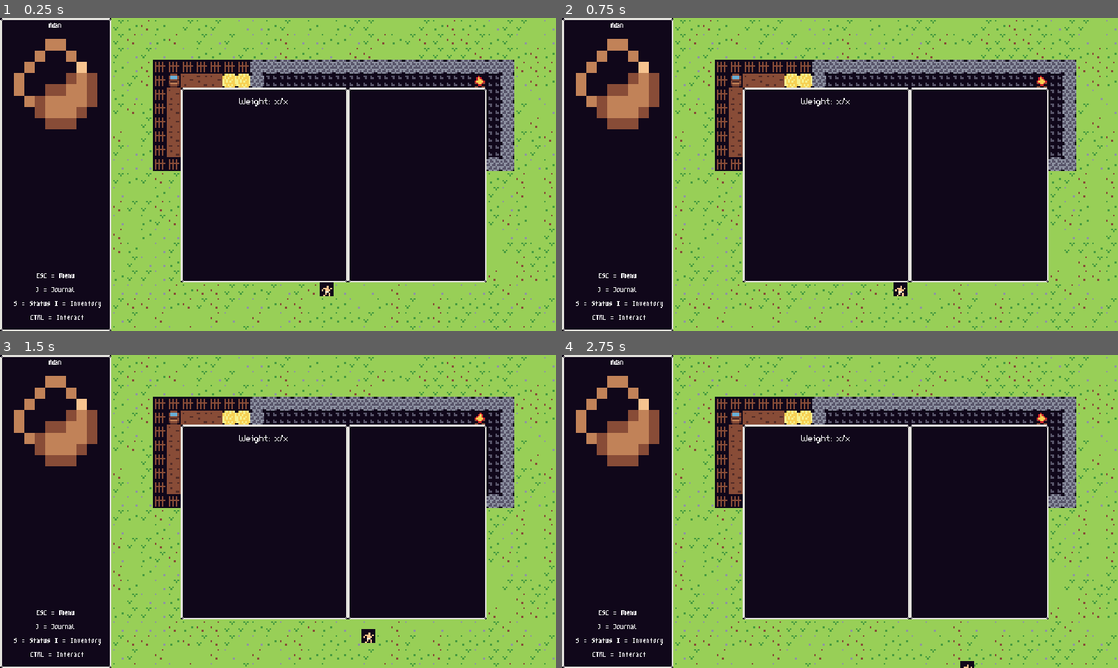
Above: before the commit, frames 1-4 (two rows, left to right).
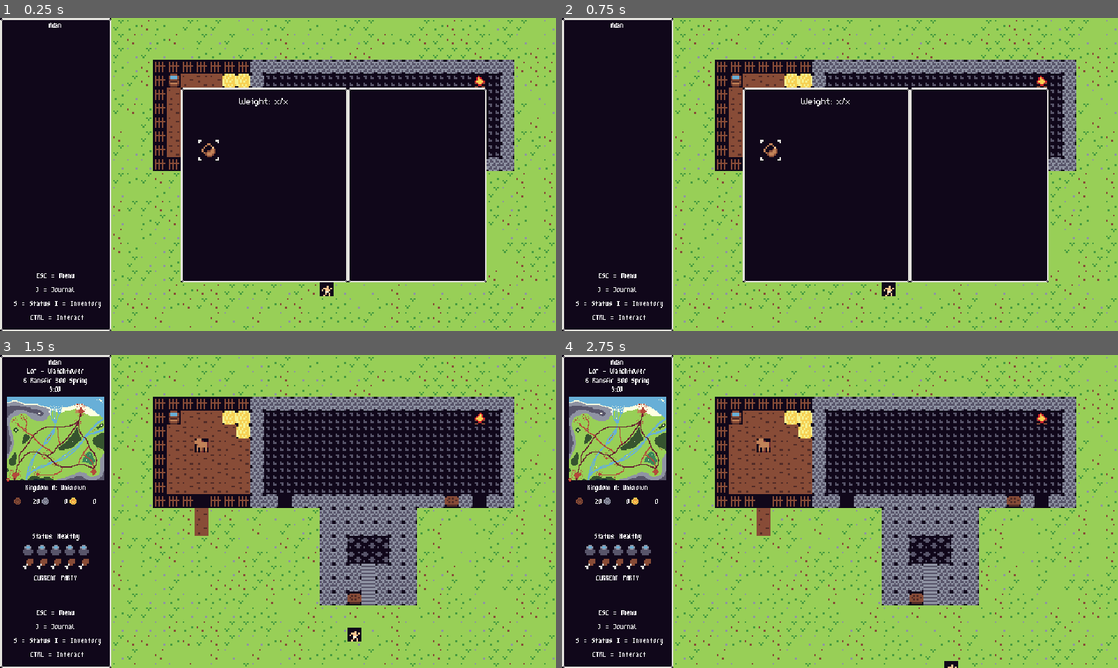
Above: after the commit, the same moments.

Repository: ChrisGlenn/Taelus
Game: Godot game, scene res://Scenes/Cells/Region-Lor/L00x48/lor_00x_48.tscn
Two runs of this game, one before a commit and one after it. Both use one fixed random seed, a clock stepped at 60 frames per second and the inputs below. This scene is started directly instead of the project's main scene.
Inputs:
- Up to frame 1 (0.25 s): no input
- Up to frame 2 (0.75 s): tap Enter at 0.5 s; hold Right (tae_right) from 0.53 s (still down); tap J (tae_j) at 0.6 s
- Up to frame 3 (1.5 s): tap M (tae_m) at 0.8, 1.35 s; release Right (tae_right) at 1.28 s; hold Down (tae_down) from 1.28 s (still down)
- Up to frame 4 (2.75 s): tap S (tae_s) at 1.55, 2.1 s; release Down (tae_down) at 2.03 s; hold Right (tae_right) from 2.03 s (still down); tap J (tae_j) at 2.3 s

The runs differ from the first frame. In frame 1, 2.2% of the frame differs, in the area x 2-40%, y 6-46%; in frame 2, 2.4%; in frame 3, 32%, in the area x 1-88%, y 4-92%; in frame 4, 32%.

Commit message:
12/19/2023 AFTERNOON

Diff:
--- a/Scenes/UI/HUD/hud.gd
+++ b/Scenes/UI/HUD/hud.gd
@@ -31,7 +31,7 @@
 # hud variables
 var inv_cursor_active = false # if false will be hidden
 var inv_cursor_pos = 0 # corresponds with the inventory slots
-var inv_pos_types = [0,0,0,0,0,0,0,0,0,0,0,0,0,0,0,0,0,0,0,0,0,0,0,0,0] # see documentation for reference...
+var inv_dict = [{"frame": 0},{"frame": 0},{"frame": 0},{"frame": 0},{"frame": 0},{"frame": 0},{"frame": 0},{"frame": 0}]
 
 
 func _ready():
@@ -96,40 +96,39 @@
 	elif Globals.hud_mode == "INVENTORY":
 		# the inventory hud
 		# shows the player all the items and equipment in their inventory
+		Globals.can_play = false # stop player movement while inventory is open
 		INVENTORY.visible = true # show the inventory
 		MAIN.visible = false # hide the main hud
 		SELECTION.visible = false # hide the selection hud
 		DIAGHUD.visible = false # hide the dialogue hud
-
+		# INPUT
+		if Input.is_action_just_pressed("tae_cancel"):
+			pass # PAUSE MENU GOES HERE!!!
+		elif Input.is_action_just_pressed("tae_j"):
+			pass # JOURNAL GOES HERE
+		elif Input.is_action_just_pressed("tae_s"):
+			pass # STATUS SCREEN GOES HERE
+		elif Input.is_action_just_pressed("tae_m"):
+			Globals.can_play = true # return player movement
+			Globals.hud_mode = "MAIN" # return to main menu
 func update_inventory():
 	# update the player's inventory
 	for n in Globals.player["inventory"].size():
-		# check if the first slot has an item and activate the cursor
-		if n == 0 and Globals.player["inventory"][n] != 0:
+		# print(Globals.player["inventory"][n]["item"])
+		INVSLOTS[n].frame = Globals.player["inventory"][n]["item"] # update inventory slot frame
+		if n == 0 and Globals.player["inventory"][n]["item"] != 0:
+			# set the inventory selector as active
 			INVCURSOR.frame = 0
 			inv_cursor_active = true
-		elif n == 0 and Globals.player["inventory"][n] == 0:
+		elif n == 0 and Globals.player["inventory"][n]["item"] == 0:
+			# set the inventory selector as NOT active
 			INVCURSOR.frame = 1
 			inv_cursor_active = false
-		# set the frames in the inventory slots
-		match Globals.player["inventory"][n]:
+		match Globals.player["inventory"][n]["item"]:
 			0:
-				# null
-				INVSLOTS[n].frame = 0
-			1:
-				# waterskin
-				INVSLOTS[n].frame = 1
-				Globals.player["weight"] += 0.2
-				inv_pos_types[n] = 1
-			2:
-				# ration
-				INVSLOTS[n].frame = 2
-				Globals.player["weight"] += 0.4
-				inv_pos_types[n] = 1
-			3:
-				# beer
-				INVSLOTS[n].frame = 3
-				Globals.player["weight"] += 0.5
+				# empty
+				pass
+
 
 func arrange_inventory():
 	# will arrange the inventory to get rid of any empty spots
--- a/Scenes/UI/HUD/hud.tscn
+++ b/Scenes/UI/HUD/hud.tscn
@@ -792,7 +792,6 @@
 centered = false
 hframes = 32
 vframes = 8
-frame = 1
 
 [node name="EquipmentOverlay" type="NinePatchRect" parent="Inventory"]
 offset_left = 400.0
--- a/Scripts/Globals.gd
+++ b/Scripts/Globals.gd
@@ -47,7 +47,9 @@
 	"weapon": 0,
 	"shield": 0,
 	"reputation": "Unknown",
-	"inventory": [0,0,0,0,0,0,0,0,0,0,0,0,0,0,0,0,0,0,0,0,0,0,0,0,0],
+	"inventory": [{"item": 1},{"item": 0},{"item": 0},{"item": 0},{"item": 0},{"item": 0},{"item": 0},{"item": 0},{"item": 0},{"item": 0},{"item": 0},
+	{"item": 0},{"item": 0},{"item": 0},{"item": 0},{"item": 0},{"item": 0},{"item": 0},{"item": 0},{"item": 0},{"item": 0},{"item": 0},{"item": 0},{"item": 0},
+	{"item": 0}],
 	"weight": 0.0,
 	"capactiy": 72.0,
 	"thirst": 100.0,
